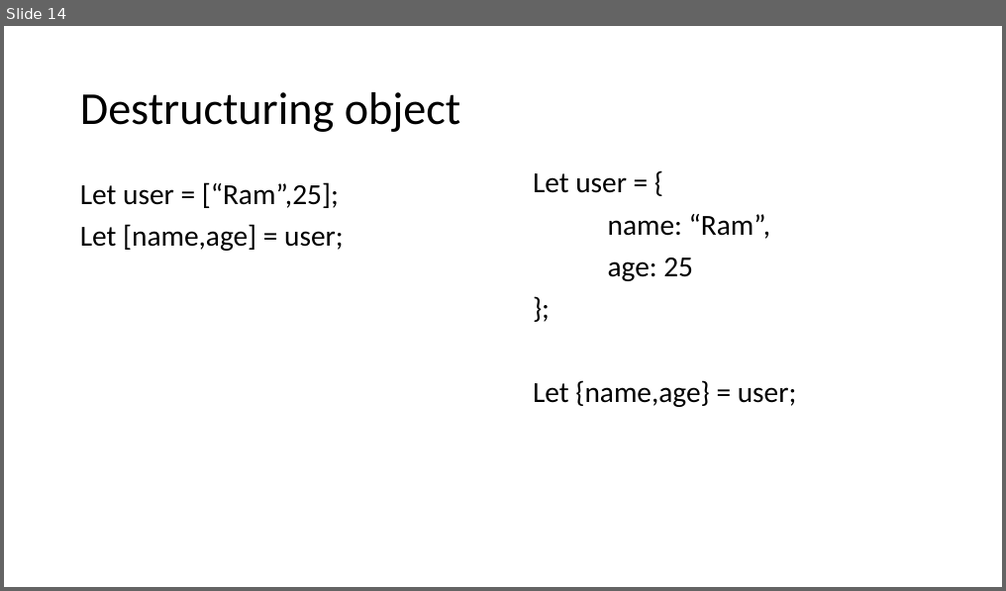
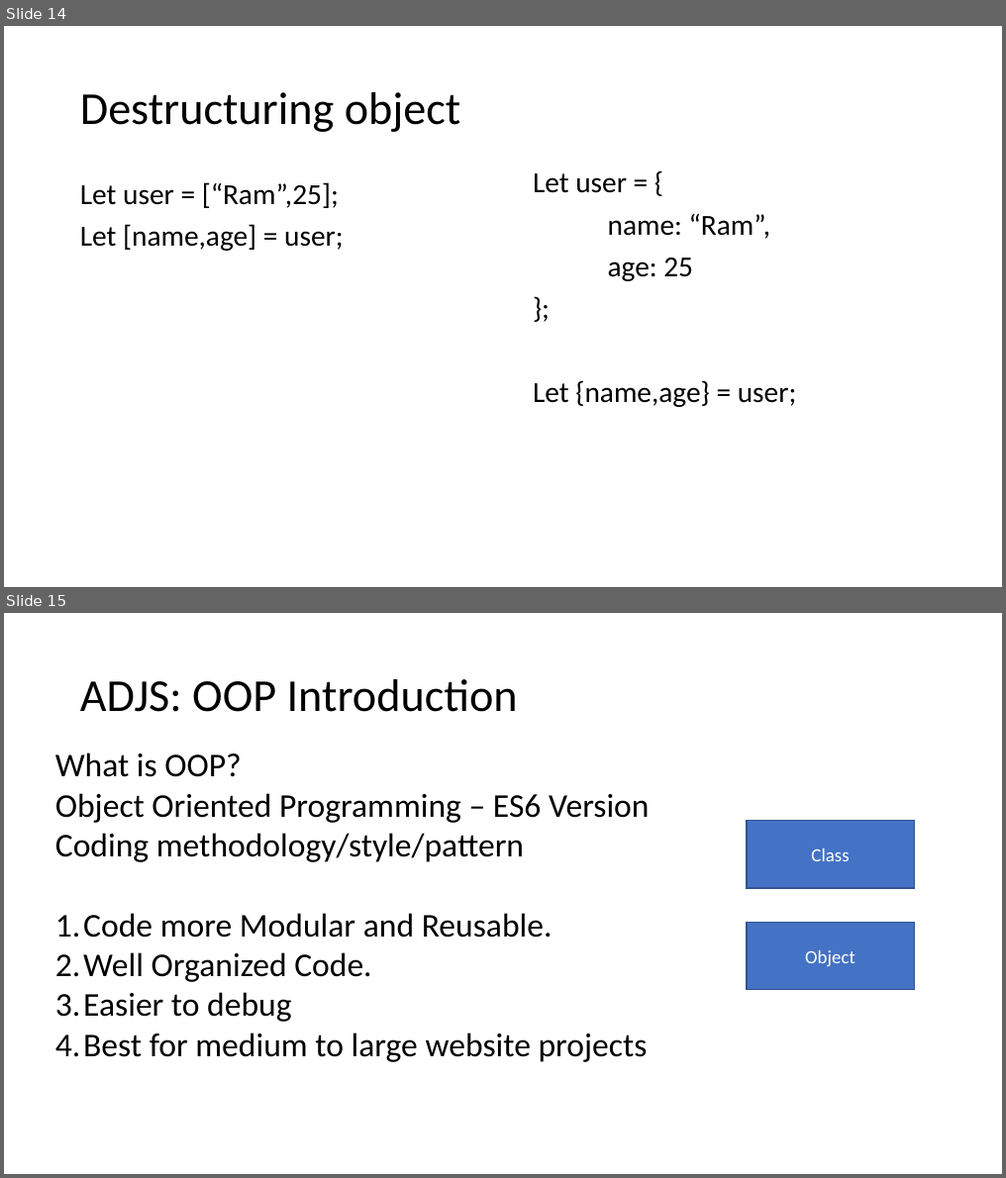
Before and after one commit to PiyushChaturvedii/Batch04, a slide deck: AdvanceJavaScript.pptx. Shown one above the other, each under a label of ours: slide 14 before the commit, slides 14 and 15 after it. The pictures are 1006x591 and 1006x1178 pixels, drawn with LibreOffice and Linux fonts; fonts in the diff are those of the drawing. Boxes give left, top, right and bottom in pixels: in the first picture for what was removed or moved away, otherwise in the second. Text is boxed around its words. In the diff, an @@ line names an element or a change of style, - is before the commit and + after.

```diff
--- a/AdvanceJavaScript.pptx
+++ b/AdvanceJavaScript.pptx
@@ slide 15 added at [4,613,1002,1174], background #FFFFFF @@
@@ title added at [80,679,518,712], 44 pt, text #000000 @@
+ADJS: OOP Introduction
@@ text added at [55,753,648,1062], 32 pt, text #000000 @@
+What is OOP?
+Object Oriented Programming – ES6 Version
+Coding methodology/style/pattern
+1. Code more Modular and Reusable.
+2. Well Organized Code.
+3. Easier to debug
+4. Best for medium to large website projects
@@ rectangle added at [746,820,915,888], fill #4472C4, outline #325491 1 pt, 18 pt, text #FFFFFF @@
+Class
@@ rectangle added at [746,922,915,990], fill #4472C4, outline #325491 1 pt, 18 pt, text #FFFFFF @@
+Object
```
Also in this commit, not shown: 6 other slides added, 2 other files.
